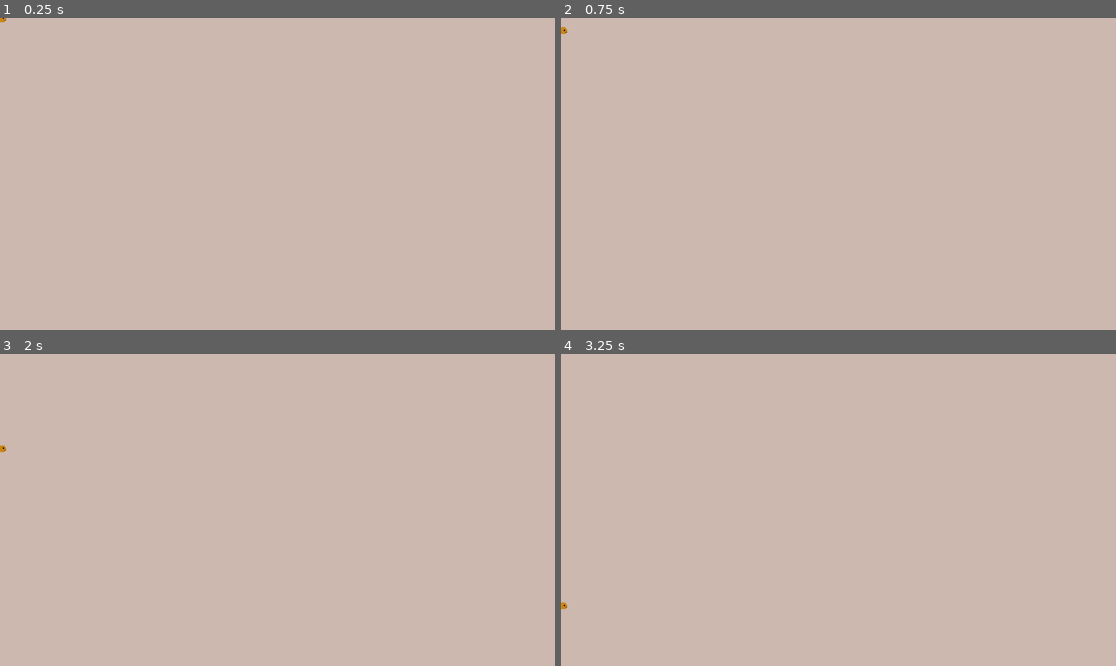
Above: before the commit, frames 1-4 (two rows, left to right).
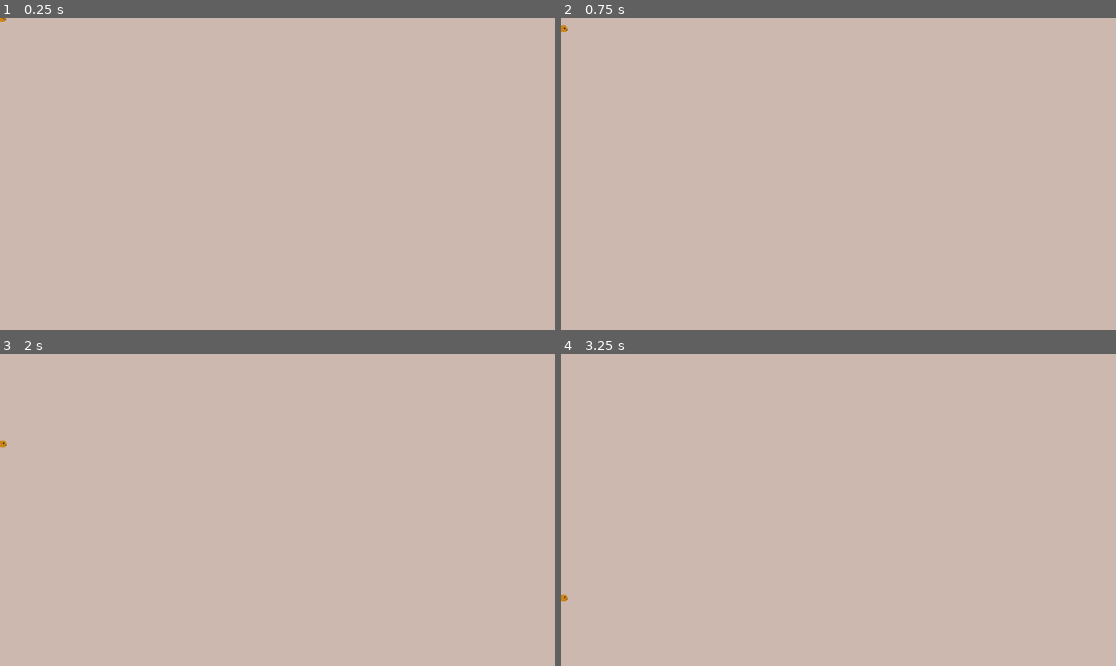
Above: after the commit, the same moments.

Repository: Griiimon/2D-Mining-Sandbox
Game: Godot game, scene res://game/mobs/fish/fish.tscn
Same seed, same stepped clock (60 frames per second), same inputs: the game is played once before the commit and once after it. This scene is started directly instead of the project's main scene.
Inputs (mouse positions are in pixels of both pictures, inside the frame that each line leads up to):
- Up to frame 1 (0.25 s): no input
- Up to frame 2 (0.75 s): tap Enter at 0.5 s; move the mouse to (960, 158) at 0.52 s; hold D (right) from 0.53 s (still down); click (960, 158) at 0.6 s
- Up to frame 3 (2 s): keep holding D (right); tap Up (jump) at 0.77, 1.52 s; tap Space at 1.25 s; move the mouse to (166, 525) at 1.27 s; tap F (change_block_state) at 1.35 s
- Up to frame 4 (3.25 s): tap Enter at 2 s; move the mouse to (894, 441) at 2.02 s; release D (right) at 2.03 s; hold A (left) 2.03-2.78 s; tap X (drop_item) at 2.1 s; tap Space at 2.75 s; move the mouse to (810, 572) at 2.77 s; hold D (right) from 2.78 s (still down); tap E (next_hotbar_item) at 2.85 s; click (810, 572) at 2.92 s; tap Up (jump) at 3.02 s

The runs differ from the first frame. In frame 1, less than 0.1% of the frame differs, in the area x 0-2%, y 0-2%; in frame 2, less than 0.1%; in frame 3, less than 0.1%; in frame 4, less than 0.1%, in the area x 0-2%, y 77-82%.
Error in both runs: Invalid access to property or key 'world' on a base object of type 'Nil'. (res://game/components/tile)

Commit message:
higher max speed

Diff:
--- a/game/mobs/fish/fish.tscn
+++ b/game/mobs/fish/fish.tscn
@@ -13,7 +13,7 @@
 motion_mode = 1
 script = ExtResource("2_80siq")
 min_speed = 2.0
-max_speed = 2.0
+max_speed = 8.0
 gravity = 100.0
 colors = Array[Color]([Color(0.796078, 0.521569, 0.0980392, 1), Color(0.999732, 0.213296, 0.160225, 1), Color(0.101614, 0.301871, 0.0407679, 1)])
 
